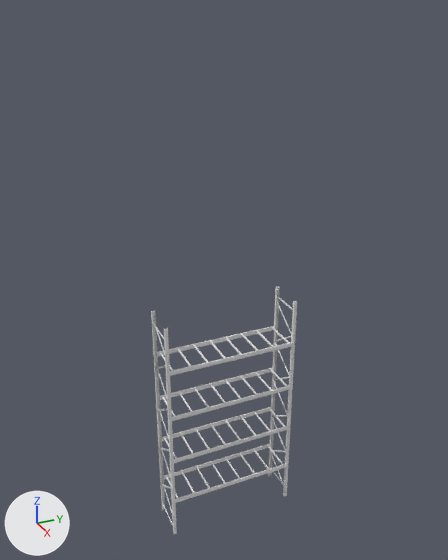
Before and after pictures for a commit that changed the FBX model Assets/Assets/Walls/FBX/Shelf.fbx.
Camera for both pictures: a camera (50 mm lens) standing at (13.84, -4.37, 14.77) and looking at (-0.29, 1.99, 7.71). Lighting does not change. The marker at lower left points along +X, +Y and +Z. Where no turn or scale is listed for an object, it has been applied to the vertices.

The first picture shows 'Shelf'.
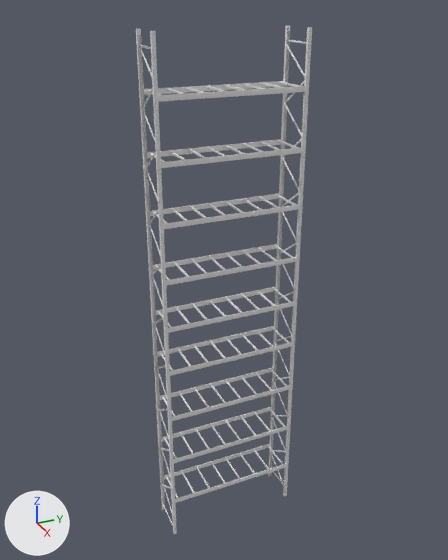
Edits to the bpy script that builds the scene:
```text
Change me_mesh_199:
    remove me_mesh_199.from_pydata(...)  # 15584 vertices, 24556 faces; spans x -0.55..0.55, y -0.05..3.85, z 0.0..7.06
    add me_mesh_199.from_pydata(...)  # 31752 vertices, 49828 faces; spans x -0.55..0.55, y -0.05..3.85, z 0.0..14.12
    me_mesh_199 part 1: the loose piece of 48 vertices spanning x -0.52..0.52, y -0.04..-0.02, z 6.69..6.73 is turned -35 degrees about the y axis through its middle and scaled by 1.22, then moved by (0.0, 0.0, 0.31)
    me_mesh_199 part 2: the loose piece of 48 vertices spanning x -0.52..0.52, y 3.82..3.84, z 6.69..6.73 is turned -35 degrees about the y axis through its middle and scaled by 1.22, then moved by (0.0, 0.0, 0.31)
    me_mesh_199 part 3: the loose piece of 148 vertices spanning x 0.51..0.55, y 0.01..3.8, z 5.53..5.76 is copied, and the copy is moved by (0.0, 0.0, 1.3); it spans x 0.51..0.55, y 0.01..3.8, z 6.83..7.06
    me_mesh_199 part 4: the loose piece of 148 vertices spanning x -0.55..-0.51, y 0.01..3.8, z 5.53..5.76 is copied, and the copy is moved by (0.0, 0.0, 1.3); it spans x -0.55..-0.51, y 0.01..3.8, z 6.83..7.06
    me_mesh_199 part 5: the loose piece of 48 vertices spanning x -0.55..0.55, y 3.64..3.7, z 5.71..5.76 is copied, and the copy is moved by (0.0, 0.0, 1.3); it spans x -0.55..0.55, y 3.64..3.7, z 7.01..7.06
    me_mesh_199 part 6: the loose piece of 48 vertices spanning x -0.55..0.55, y 2.64..2.69, z 5.71..5.76 is copied, and the copy is moved by (0.0, 0.0, 1.3); it spans x -0.55..0.55, y 2.64..2.69, z 7.01..7.06
    me_mesh_199 part 7: the loose piece of 48 vertices spanning x -0.55..0.55, y 3.13..3.18, z 5.71..5.76 is copied, and the copy is moved by (0.0, 0.0, 1.3); it spans x -0.55..0.55, y 3.13..3.18, z 7.01..7.06
    me_mesh_199 part 8: the loose piece of 48 vertices spanning x -0.55..0.55, y 2.12..2.18, z 5.71..5.76 is copied, and the copy is moved by (0.0, 0.0, 1.3); it spans x -0.55..0.55, y 2.12..2.18, z 7.01..7.06
    me_mesh_199 part 9: the loose piece of 48 vertices spanning x -0.55..0.55, y 1.63..1.69, z 5.71..5.76 is copied, and the copy is moved by (0.0, 0.0, 1.3); it spans x -0.55..0.55, y 1.63..1.69, z 7.01..7.06
    me_mesh_199 part 10: the loose piece of 48 vertices spanning x -0.55..0.55, y 1.12..1.17, z 5.71..5.76 is copied, and the copy is moved by (0.0, 0.0, 1.3); it spans x -0.55..0.55, y 1.12..1.17, z 7.01..7.06
    me_mesh_199 part 11: the loose piece of 48 vertices spanning x -0.55..0.55, y 0.63..0.68, z 5.71..5.76 is copied, and the copy is moved by (0.0, 0.0, 1.3); it spans x -0.55..0.55, y 0.63..0.68, z 7.01..7.06
    me_mesh_199 part 12: the loose piece of 2952 vertices spanning x 0.47..0.55, y -0.05..0.05, z 0.0..7.06 is copied, and the copy is moved by (0.0, 0.0, 7.06); it spans x 0.47..0.55, y -0.05..0.05, z 7.06..14.12
    me_mesh_199 part 13: the loose piece of 2952 vertices spanning x -0.55..-0.47, y -0.05..0.05, z 0.0..7.06 is copied, and the copy is moved by (0.0, 0.0, 7.06); it spans x -0.55..-0.47, y -0.05..0.05, z 7.06..14.12
    me_mesh_199 part 14: the loose piece of 48 vertices spanning x -0.54..0.53, y 0.02..0.04, z 5.9..6.67 is copied, and the copy is moved by (0.0, 0.0, 4.27); it spans x -0.54..0.53, y 0.02..0.04, z 10.17..10.94
    me_mesh_199 part 15: the loose piece of 48 vertices spanning x -0.54..0.53, y 0.02..0.04, z 5.9..6.67 is copied, and the copy is moved by (0.0, 0.0, 2.87); it spans x -0.54..0.53, y 0.02..0.04, z 8.78..9.54
    me_mesh_199 part 16: the loose piece of 48 vertices spanning x -0.54..0.53, y 0.02..0.04, z 5.9..6.67 is copied, and the copy is moved by (0.0, 0.0, 1.47); it spans x -0.54..0.53, y 0.02..0.04, z 7.38..8.14
    me_mesh_199 part 17: the loose piece of 48 vertices spanning x -0.54..0.53, y 0.02..0.04, z 5.9..6.67 is copied, and the copy is moved by (0.0, 0.0, 7.06); it spans x -0.54..0.53, y 0.02..0.04, z 12.97..13.73
    me_mesh_199 part 18: the loose piece of 48 vertices spanning x -0.53..0.54, y -0.04..-0.02, z 5.21..5.98 is copied, and the copy is moved by (0.0, 0.0, 7.06); it spans x -0.53..0.54, y -0.04..-0.02, z 12.27..13.04
    me_mesh_199 part 19: the loose piece of 48 vertices spanning x -0.54..0.53, y 0.02..0.04, z 5.9..6.67 is copied, and the copy is moved by (0.0, 0.0, 5.66); it spans x -0.54..0.53, y 0.02..0.04, z 11.57..12.33
    me_mesh_199 part 20: the loose piece of 48 vertices spanning x -0.53..0.54, y -0.04..-0.02, z 5.21..5.98 is copied, and the copy is moved by (0.0, 0.0, 5.66); it spans x -0.53..0.54, y -0.04..-0.02, z 10.88..11.64
    me_mesh_199 part 21: the loose piece of 2952 vertices spanning x 0.47..0.55, y 3.76..3.85, z 0.0..7.06 is copied, and the copy is moved by (0.0, 0.0, 7.06); it spans x 0.47..0.55, y 3.76..3.85, z 7.06..14.12
    me_mesh_199 part 22: the loose piece of 2952 vertices spanning x -0.55..-0.47, y 3.76..3.85, z 0.0..7.06 is copied, and the copy is moved by (0.0, 0.0, 7.06); it spans x -0.55..-0.47, y 3.76..3.85, z 7.06..14.12
    me_mesh_199 part 23: the loose piece of 48 vertices spanning x -0.54..0.53, y 3.76..3.78, z 5.9..6.67 is copied, and the copy is moved by (0.0, 0.0, 4.27); it spans x -0.54..0.53, y 3.76..3.78, z 10.17..10.94
    me_mesh_199 part 24: the loose piece of 48 vertices spanning x -0.54..0.53, y 3.76..3.78, z 5.9..6.67 is copied, and the copy is moved by (0.0, 0.0, 2.87); it spans x -0.54..0.53, y 3.76..3.78, z 8.78..9.54
    me_mesh_199 part 25: 3008 vertices added at x -0.55..0.55, y 0.01..3.84, z 7.38..13.79
```

Boxes [x1, y1, x2, y2] around the edits, measured in the pictures (448 x 560 px; the box of a moved part takes in the faces that stretch with it):
'Shelf', reshaped (20% wider, 104% taller): before [151, 286, 297, 534]; after [136, 26, 312, 534]
part 1 of me_mesh_199, moved or reshaped: before [153, 323, 164, 339]; after [153, 318, 163, 325]
part 2 of me_mesh_199, moved or reshaped: before [278, 297, 293, 310]; after [277, 291, 294, 300]
part 3 of me_mesh_199, added: after [167, 302, 296, 337]
part 4 of me_mesh_199, added: after [155, 287, 276, 315]
part 5 of me_mesh_199, added: after [272, 287, 293, 304]
part 6 of me_mesh_199, added: after [241, 293, 260, 311]
part 7 of me_mesh_199, added: after [256, 290, 276, 307]
part 8 of me_mesh_199, added: after [225, 296, 243, 315]
part 9 of me_mesh_199, added: after [209, 300, 227, 318]
part 10 of me_mesh_199, added: after [192, 303, 209, 322]
part 11 of me_mesh_199, added: after [175, 306, 191, 326]
part 12 of me_mesh_199, added: after [150, 31, 168, 329]
part 13 of me_mesh_199, added: after [136, 29, 155, 312]
part 14 of me_mesh_199, added: after [146, 170, 158, 201]
part 15 of me_mesh_199, added: after [149, 225, 165, 265]
part 16 of me_mesh_199, added: after [152, 275, 163, 307]
part 17 of me_mesh_199, added: after [140, 47, 157, 86]
part 18 of me_mesh_199, added: after [141, 87, 153, 114]
part 19 of me_mesh_199, added: after [143, 111, 158, 147]
part 20 of me_mesh_199, added: after [145, 151, 156, 172]
part 21 of me_mesh_199, added: after [293, 27, 312, 302]
part 22 of me_mesh_199, added: after [276, 26, 290, 287]
part 23 of me_mesh_199, added: after [281, 156, 299, 191]
part 24 of me_mesh_199, added: after [280, 206, 296, 241]
